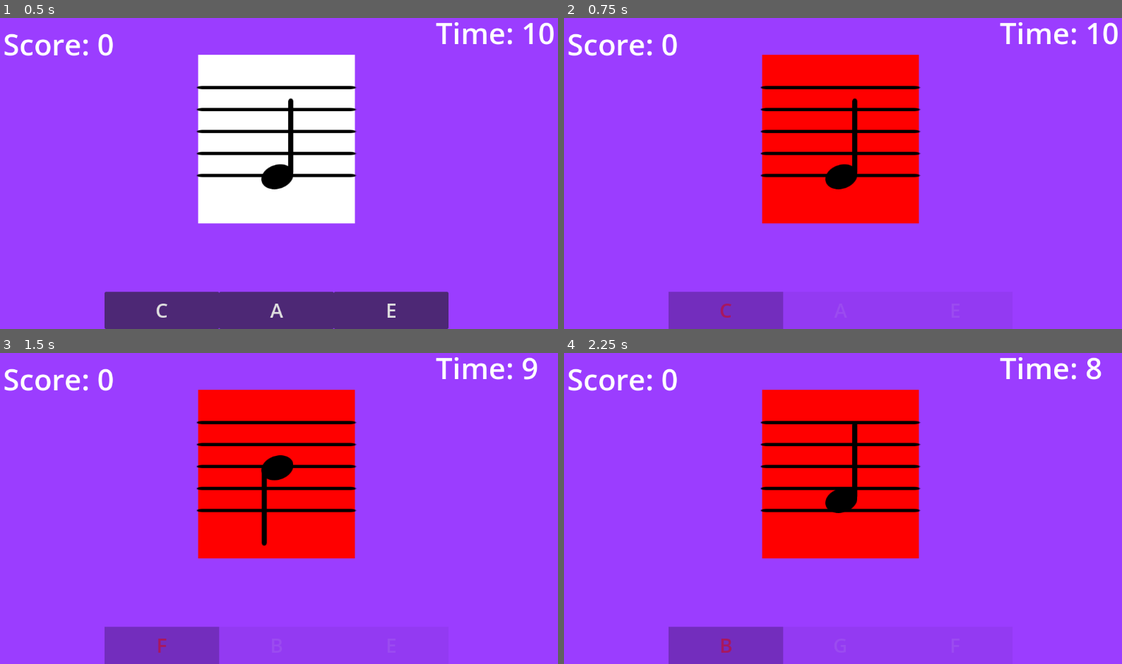
Above: before the commit, frames 1-4 (two rows, left to right).
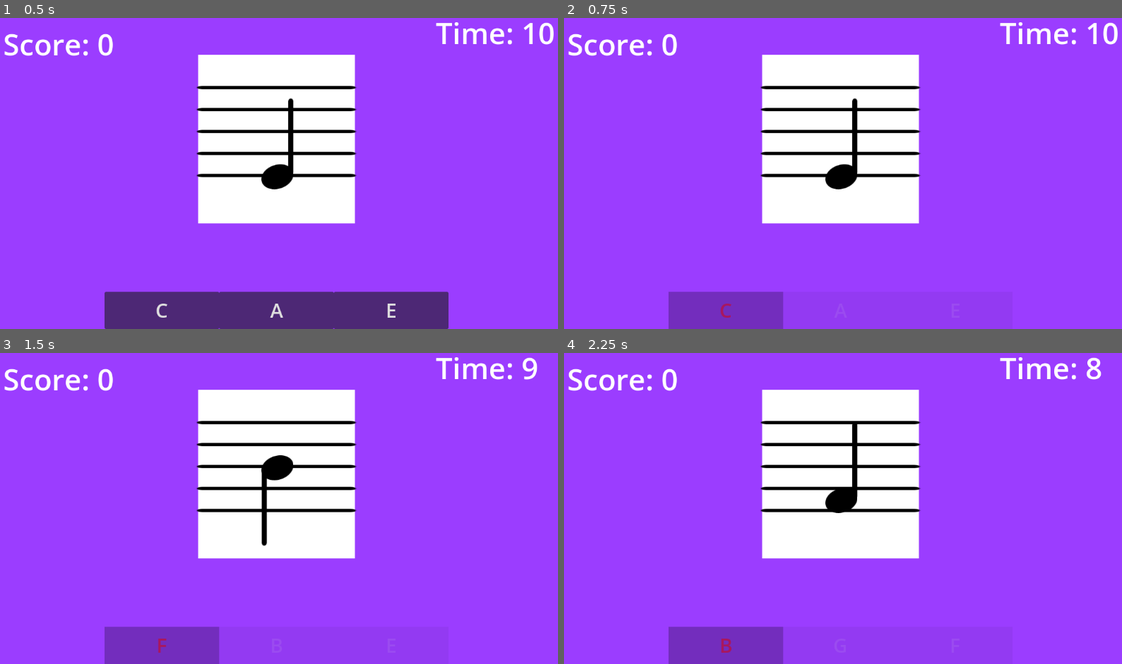
Above: after the commit, the same moments.

Repository: firesmoker/flashcards1
Game: Godot game, scene res://scenes/game.tscn
The game is run twice, just before and just after one commit, with the same random seed, the same clock (stepped at 60 frames per second) and the same inputs.
Inputs:
- Up to frame 1 (0.5 s): no input
- Up to frame 2 (0.75 s): click "C" at 0.5 s
- Up to frame 3 (1.5 s): click "F" at 1.25 s
- Up to frame 4 (2.25 s): click "B" at 2 s

Frame 1 is identical in both runs. In frame 2, 14% of the frame differs, in the area x 35-64%, y 11-67%; in frame 3, 14%; in frame 4, 14%.

Commit message:
move note on staff functionality out of game manager

Diff:
--- a/scenes/game.tscn
+++ b/scenes/game.tscn
@@ -4,7 +4,7 @@
 [ext_resource type="Theme" uid="uid://d07lglt4aywr4" path="res://ui_theme.tres" id="1_u5sy4"]
 [ext_resource type="Texture2D" uid="uid://dw0n7331gd7l0" path="res://NoteRootRegular_Normal.png" id="2_lnu2h"]
 [ext_resource type="Script" uid="uid://jrd0g2onaav4" path="res://scripts/game_manager.gd" id="2_yqjtg"]
-[ext_resource type="Script" uid="uid://de680bnek8upa" path="res://scenes/note_on_staff.gd" id="3_gee14"]
+[ext_resource type="Script" uid="uid://de680bnek8upa" path="res://scripts/note_on_staff.gd" id="3_gee14"]
 [ext_resource type="Texture2D" uid="uid://dcvtbkoitk6pw" path="res://LedgerLine.png" id="3_lbhrr"]
 [ext_resource type="AudioStream" uid="uid://bqh8wbe5atnvm" path="res://click2.wav" id="5_iywne"]
 [ext_resource type="Script" uid="uid://djudq1etxfxjb" path="res://scripts/audio.gd" id="6_p57ef"]
--- a/scenes/note_on_staff.gd
+++ /dev/null
@@ -1 +0,0 @@
-class_name NoteOnStaff extends NoteElement
--- a/scripts/game_manager.gd
+++ b/scripts/game_manager.gd
@@ -3,9 +3,9 @@
 var recieved_note: String
 var notes_bank: Array[String] = ["A4","B4","C4","D4","E4","F4","G4",]
 var notes_locations: Dictionary = {"A4":5,"B4":6,"C4":0,"D4":1,"E4":2,"F4":3,"G4":4,}
-var stem_reverse_location_threshold: int
-var note_step_size: float = 22.5
-var note_y_position: float = 245
+#var stem_reverse_location_threshold: int
+#var note_step_size: float = 22.5
+#var note_y_position: float = 245
 var current_score: int = 0
 var success_time_bonus: float = 2
 var success_score_bonus: float = 10
@@ -13,10 +13,12 @@
 static var max_score: int = 0
 var level_timer: float = 10
 var input_enabled: bool = true
+@onready var note_on_staff: NoteOnStaff = $"../UI/NoteOnStaff"
+
 @onready var score_label: Label = $"../UI/ScoreLabel"
 @onready var timer_label: Label = $"../UI/Background/TimerLabel"
 @onready var staff: Control = $"../UI/NoteOnStaff/NoteDisplay/Staff"
-@onready var note_display: Panel = $"../UI/NoteOnStaff/NoteDisplay"
+#@onready var note_display: Panel = $"../UI/NoteOnStaff/NoteDisplay"
 @onready var note_name: Label = $"../UI/NoteOnStaff/NoteDisplay/NoteName"
 @onready var note_buttons: Control = $"../UI/Background/NoteButtons"
 @onready var note_image: TextureRect = $"../UI/NoteOnStaff/NoteDisplay/NoteImage"
@@ -37,10 +39,41 @@
 	organize_ui_buttons()
 	game_over_overlay.visible = false
 	score_label.text = "Score: 0"
-	stem_reverse_location_threshold = notes_locations["B4"]
+	#stem_reverse_location_threshold = notes_locations["B4"]
 	#ProjectSettings.set_setting("display/window/handheld/orientation", "portrait")
 	#DisplayServer.screen_set_orientation(DisplayServer.ScreenOrientation.SCREEN_LANDSCAPE)
 	set_level(create_random_level_notes())
+
+func _process(delta: float) -> void:
+	update_timer(delta)
+	success_time_bonus *= 0.9997
+	if success_time_bonus <= success_display_time:
+		success_time_bonus = success_display_time
+	print(success_time_bonus)
+
+func _input(event: InputEvent) -> void:
+	if event is InputEventKey and event.pressed and not event.echo and input_enabled:
+		var key_pressed: String = OS.get_keycode_string(event.keycode)
+		match key_pressed:
+			"A":
+				pass
+			"B":
+				pass
+			"C":
+				pass
+			"D":
+				pass
+			"E":
+				pass
+			"F":
+				pass
+			"G":
+				pass
+			_:
+				return
+		print("A key was pressed: ", key_pressed)
+		var note_value: String = key_pressed + "4"
+		get_user_input(note_value)
 
 func _notification(what: Variant) -> void:
 	if what == NOTIFICATION_WM_SIZE_CHANGED:
@@ -69,36 +102,9 @@
 	print(combined_width)
 	return combined_width
 
-func _input(event: InputEvent) -> void:
-	if event is InputEventKey and event.pressed and not event.echo and input_enabled:
-		var key_pressed: String = OS.get_keycode_string(event.keycode)
-		match key_pressed:
-			"A":
-				pass
-			"B":
-				pass
-			"C":
-				pass
-			"D":
-				pass
-			"E":
-				pass
-			"F":
-				pass
-			"G":
-				pass
-			_:
-				return
-		print("A key was pressed: ", key_pressed)
-		var note_value: String = key_pressed + "4"
-		get_user_input(note_value)
-
-func _process(delta: float) -> void:
-	update_timer(delta)
-	success_time_bonus *= 0.9997
-	if success_time_bonus <= success_display_time:
-		success_time_bonus = success_display_time
-	print(success_time_bonus)
+
+
+
 
 func update_timer(delta: float) -> void:
 	level_timer -= delta
@@ -138,7 +144,8 @@
 func change_level_note(new_note: String) -> void:
 	current_note = new_note
 	note_name.text = current_note[0]
-	position_note()
+	note_on_staff.position_note(current_note)
+	#position_note()
 
 
 func toggle_note_name(toggle: bool) -> void:
@@ -146,27 +153,6 @@
 	note_image.visible = !toggle
 	staff.visible = !toggle
 
-func flip_stem(toggle: bool) -> void:
-	if toggle:
-		stem_axis.rotation = deg_to_rad(180)
-	else:
-		stem_axis.rotation = 0
-
-func set_stem_rotation() -> void:
-	if notes_locations[current_note] >= stem_reverse_location_threshold:
-		flip_stem(true)
-	else:
-		flip_stem(false)
-
-func position_note() -> void:
-	note_image.position.y = note_y_position + note_step_size
-	set_stem_rotation()
-	note_image.position.y -= notes_locations[current_note]*note_step_size
-	#print(notes_locations[current_note])
-	if current_note == "C4":
-		helper_line.visible = true
-	else:
-		helper_line.visible = false
 
 func determine_success(button_pressed: Button = null) -> bool:
 	if recieved_note == current_note:
@@ -177,14 +163,19 @@
 		update_score(success_score_bonus)
 		level_timer += success_time_bonus
 		#print("success!")
-		flash_color(Color.GREEN)
+		#flash_color(Color.GREEN)
+		note_on_staff.play_success_effects()
+		await get_tree().create_timer(success_display_time).timeout
+		emit_signal("ready_for_next_level")
 		return true
 	else:
 		audio.stream = audio.get_sound("wrong")
 		audio.play()
 		emit_signal("success",false, button_pressed)
 		#print("fail!")
-		flash_color(Color.RED)
+		await get_tree().create_timer(success_display_time).timeout
+		emit_signal("ready_for_next_level")
+		#flash_color(Color.RED)
 		return false
 
 func disable_buttons(disabled: bool = true) -> void:
@@ -237,11 +228,5 @@
 		temporary_notes_bank.pop_at(random_note_index)
 	return level_notes
 
-func flash_color(new_color: Color = Color.GREEN, time: float = success_display_time) -> void:
-	note_display.modulate = new_color
-	await get_tree().create_timer(time).timeout
-	emit_signal("ready_for_next_level")
-	note_display.modulate = Color.WHITE
-
 func restart_game() -> void:
 	get_tree().reload_current_scene()
--- a/scripts/note_element.gd
+++ b/scripts/note_element.gd
@@ -1,3 +1,9 @@
 class_name NoteElement extends Control
 
 var note: String
+
+func change_note(new_note: String) -> void:
+	note = new_note
+
+func play_success_effects() -> void:
+	pass
--- /dev/null
+++ b/scripts/note_on_staff.gd
@@ -0,0 +1,42 @@
+class_name NoteOnStaff extends NoteElement
+@onready var stem_axis: Control = $NoteDisplay/NoteImage/StemAxis
+@onready var note_image: TextureRect = $NoteDisplay/NoteImage
+var note_y_position: float = 245
+var note_step_size: float = 22.5
+var notes_locations: Dictionary = {"A4":5,"B4":6,"C4":0,"D4":1,"E4":2,"F4":3,"G4":4,}
+@onready var helper_line: TextureRect = $NoteDisplay/NoteImage/HelperLine
+var stem_reverse_location_threshold: int
+
+#func change_note(new_note: String) -> void:
+	#note = new_note
+
+func _ready() -> void:
+	stem_reverse_location_threshold = notes_locations["B4"]
+
+func play_success_effects() -> void:
+	modulate = Color.GREEN
+	await get_tree().create_timer(0.5).timeout
+	modulate = Color.WHITE
+
+func flip_stem(toggle: bool) -> void:
+	if toggle:
+		stem_axis.rotation = deg_to_rad(180)
+	else:
+		stem_axis.rotation = 0
+
+func position_note(new_note: String) -> void:
+	note_image.position.y = note_y_position + note_step_size
+	set_stem_rotation(new_note)
+	note_image.position.y -= notes_locations[new_note]*note_step_size
+	#print(notes_locations[current_note])
+	if new_note == "C4":
+		helper_line.visible = true
+	else:
+		helper_line.visible = false
+
+
+func set_stem_rotation(new_note: String) -> void:
+	if notes_locations[new_note] >= stem_reverse_location_threshold:
+		flip_stem(true)
+	else:
+		flip_stem(false)
Renamed: scenes/note_on_staff.gd.uid -> scripts/note_on_staff.gd.uid
